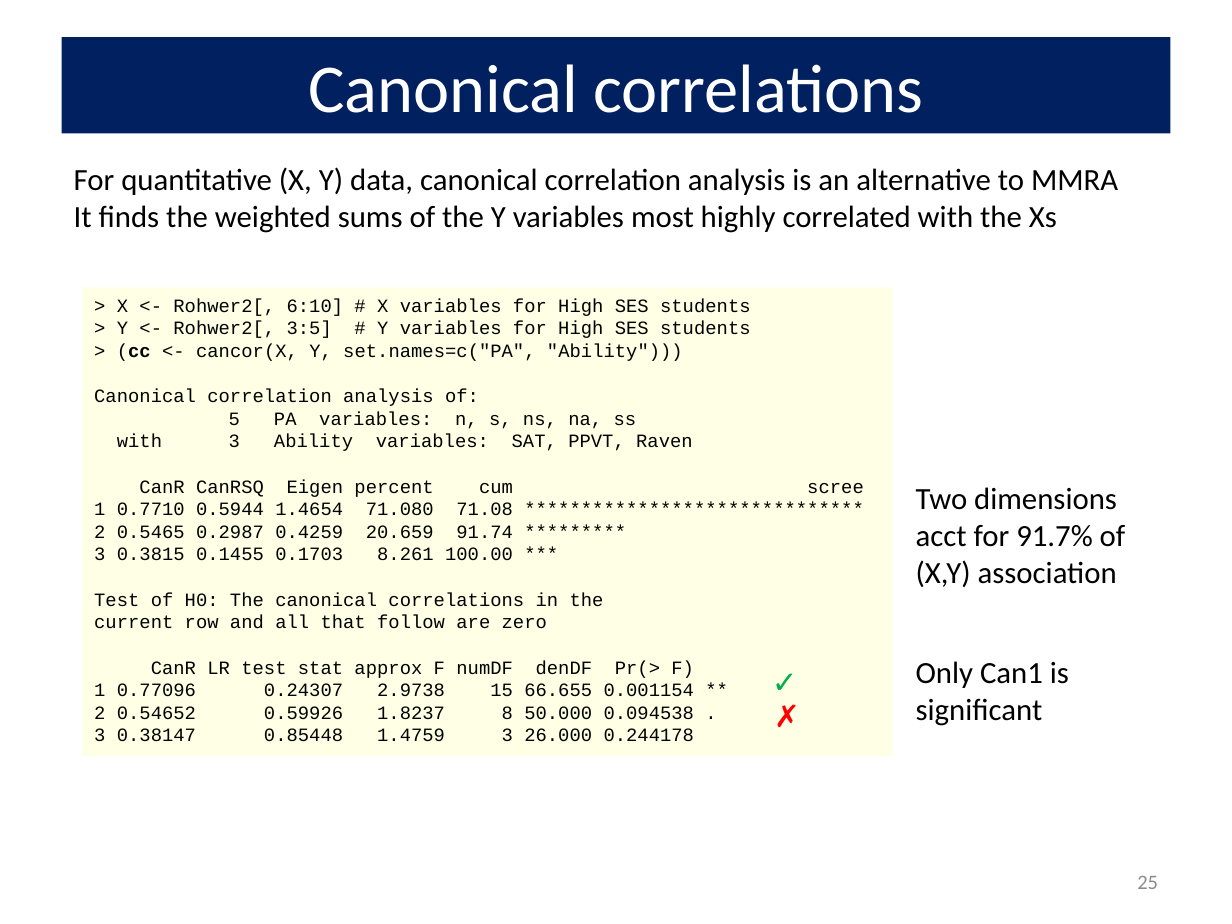
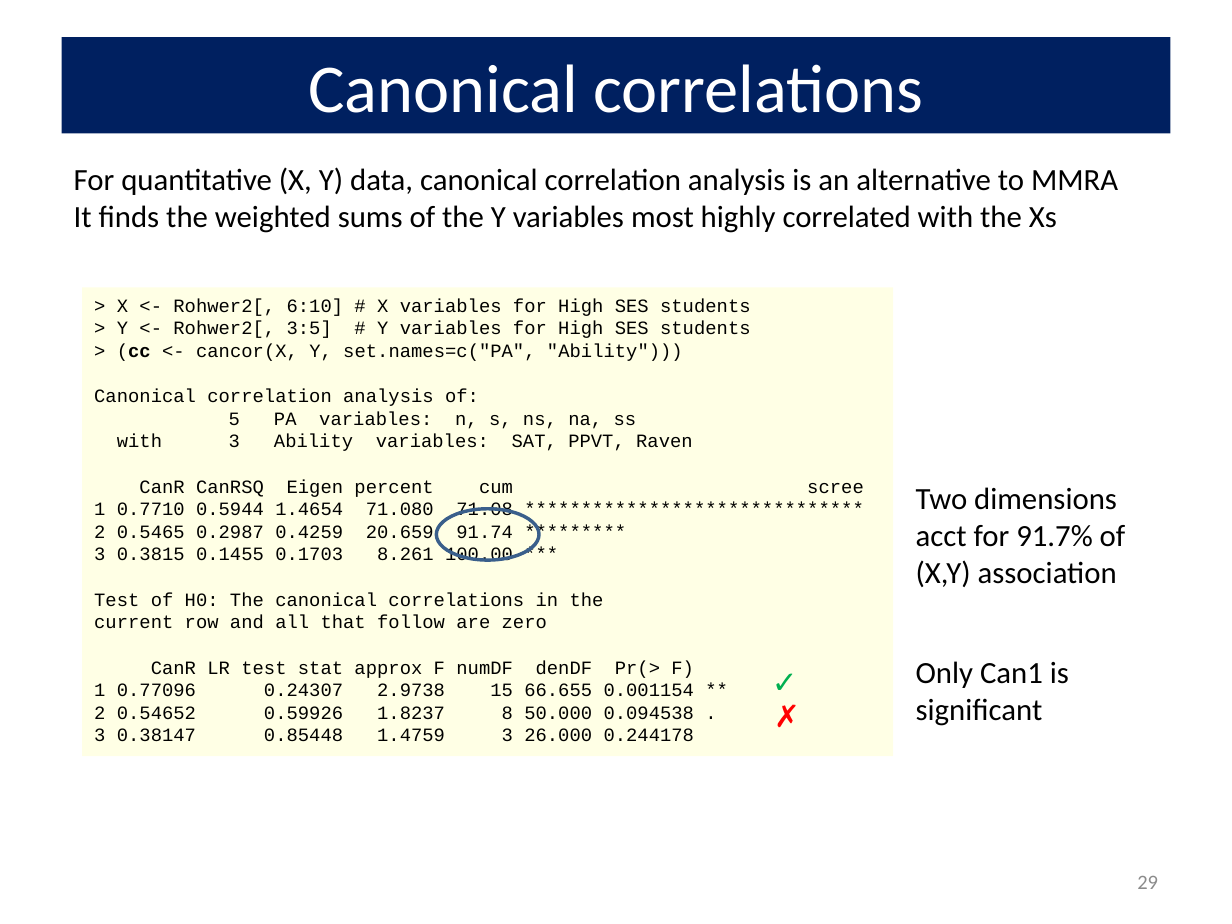
Before and after one commit to friendly/VisMLM-course, a slide deck: slide 29 of lectures/lecture3.pptx (slide 25 before the commit). Drawn at 1232x924 pixels with LibreOffice and Linux fonts; fonts in the diff are those of the drawing. Boxes give left, top, right and bottom in pixels: in the first picture for what was removed or moved away, otherwise in the second. Text is boxed around its words. In the diff, an @@ line names an element or a change of style, - is before the commit and + after.

```diff
--- a/lectures/lecture3.pptx
+++ b/lectures/lecture3.pptx
@@ ellipse added at (436,509,538,561), outline #3A5F8C 2 pt @@
@@ page number at (1137,876,1158,889): text changed @@
-25
+29
```
Also in this commit, not shown: 4 other slides changed, 4 slides added, 4 other files.
